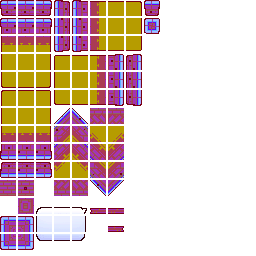
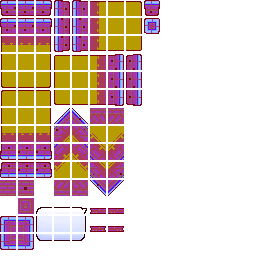
Layer changes from the first 256×256 image to the second:
painted on "그룹 2 - 고급 개체 그룹" over [90, 226, 106, 232]
